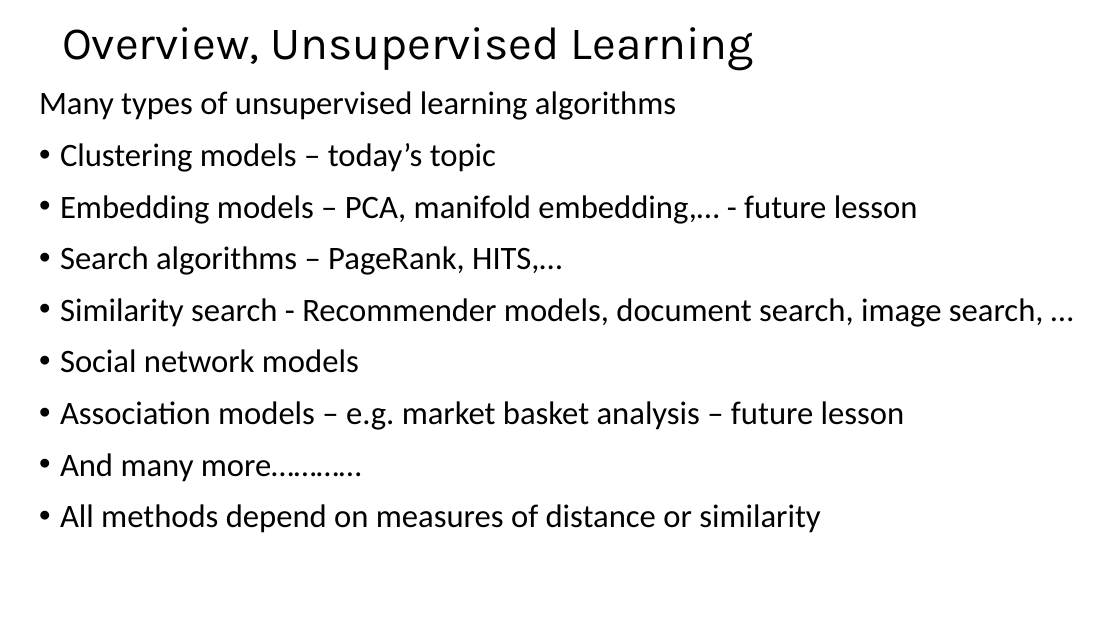
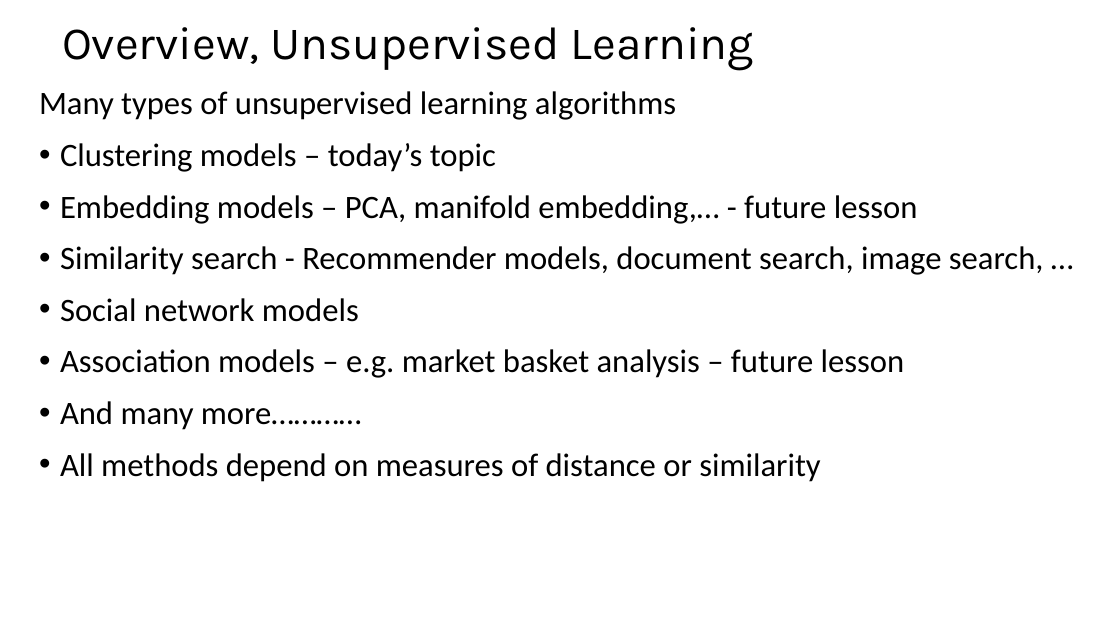
Before and after one commit to harelgabainew/school1, a slide deck: slide 4 of slides/9_IntroductionToClustering_Part1.pptx. Drawn at 1120x630 pixels with LibreOffice and Linux fonts; fonts in the diff are those of the drawing. Boxes give left, top, right and bottom in pixels: in the first picture for what was removed or moved away, otherwise in the second. Text is boxed around its words. In the diff, an @@ line names an element or a change of style, - is before the commit and + after.

```diff
--- a/slides/9_IntroductionToClustering_Part1.pptx
+++ b/slides/9_IntroductionToClustering_Part1.pptx
@@ text at (x1=60, y1=246, x2=562, y2=275): paragraph removed @@
-• Search algorithms – PageRank, HITS,…
```
Also in this commit, not shown: 3 other slides changed, 1 other file.
